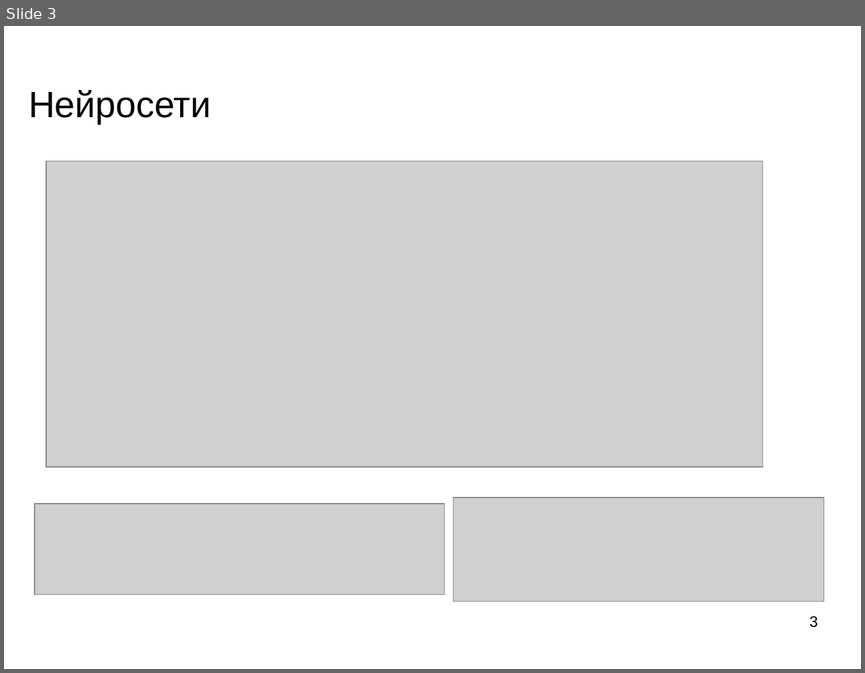
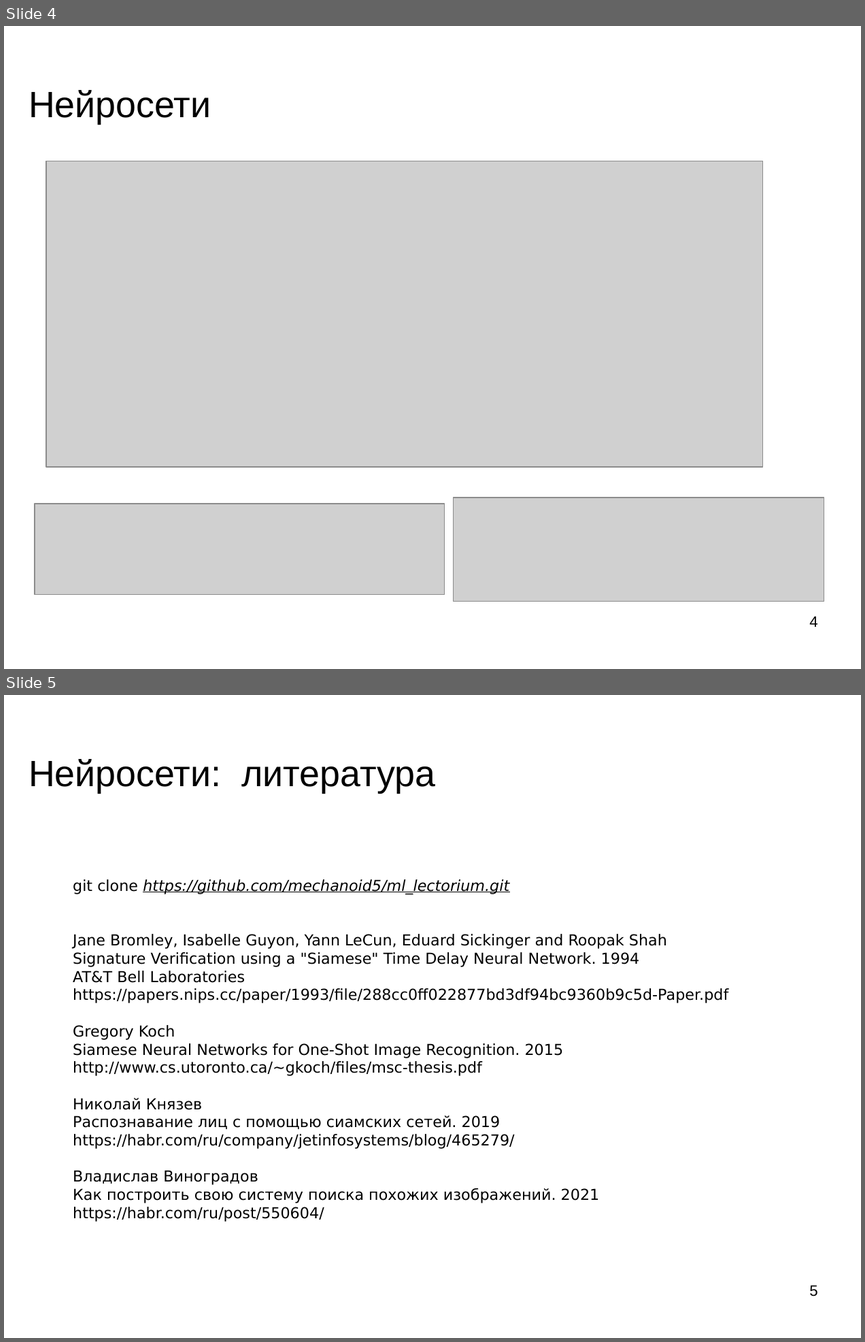
Before and after one commit to mechanoid5/ml_lectorium_legacy, a slide deck: 32-siamese.odp. Shown one above the other, each under a label of ours: slide 3 before the commit, slides 4 and 5 after it. The pictures are 865x673 and 865x1342 pixels, drawn with LibreOffice and Linux fonts; fonts in the diff are those of the drawing; grey boxes stand for pictures; background and template pictures are left out. Boxes give left, top, right and bottom in pixels: in the first picture for what was removed or moved away, otherwise in the second. Text is boxed around its words. In the diff, an @@ line names an element or a change of style, - is before the commit and + after.

```diff
--- a/32-siamese.odp
+++ b/32-siamese.odp
@@ slide 5 added at [4, 695, 861, 1338], background picture (left out) @@
@@ title added at [28, 759, 436, 793], 33.9 pt, text #000000 @@
+Нейросети: литература
@@ text added at [73, 879, 728, 1221], 14 pt, text #000000 @@
+git clone https://github.com/mechanoid5/ml_lectorium.git
+Jane Bromley, Isabelle Guyon, Yann LeCun, Eduard Sickinger and Roopak Shah
+Signature Verification using a "Siamese" Time Delay Neural Network. 1994
+AT&T Bell Laboratories
+https://papers.nips.cc/paper/1993/file/288cc0ff022877bd3df94bc9360b9c5d-Paper.pdf
+Gregory Koch
+Siamese Neural Networks for One-Shot Image Recognition. 2015
+http://www.cs.utoronto.ca/~gkoch/files/msc-thesis.pdf
+Николай Князев
+Распознавание лиц с помощью сиамских сетей. 2019
+https://habr.com/ru/company/jetinfosystems/blog/465279/
+Владислав Виноградов
+Как построить свою систему поиска похожих изображений. 2021
+https://habr.com/ru/post/550604/
@@ page number added at [809, 1285, 817, 1296], 14 pt, text #000000 @@
+5
@@ what was slide 3 is now slide 4 @@
@@ page number at [809, 616, 817, 626]: text changed @@
-3
+4
```
Also in this commit, not shown: 2 other slides added, 1 slide removed, 1 other file.
